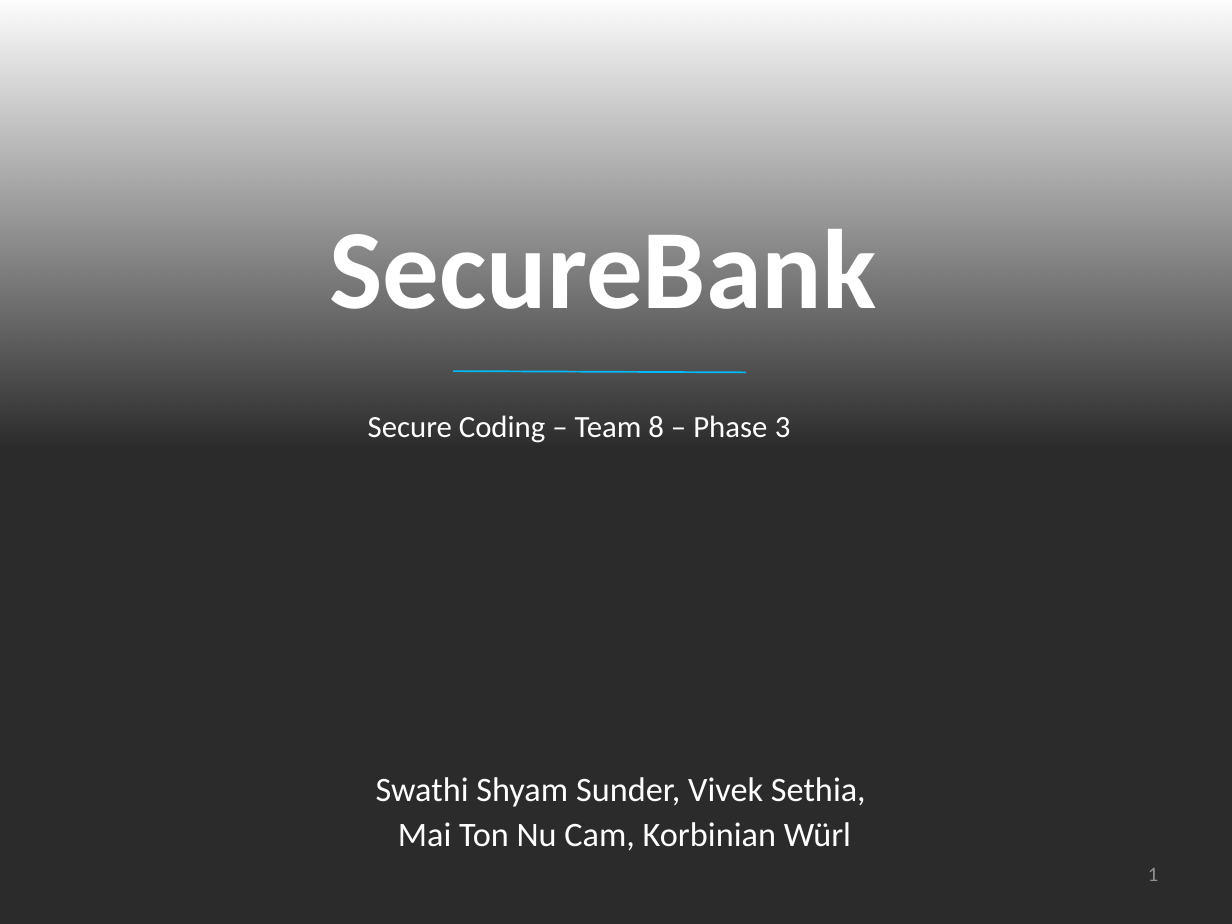
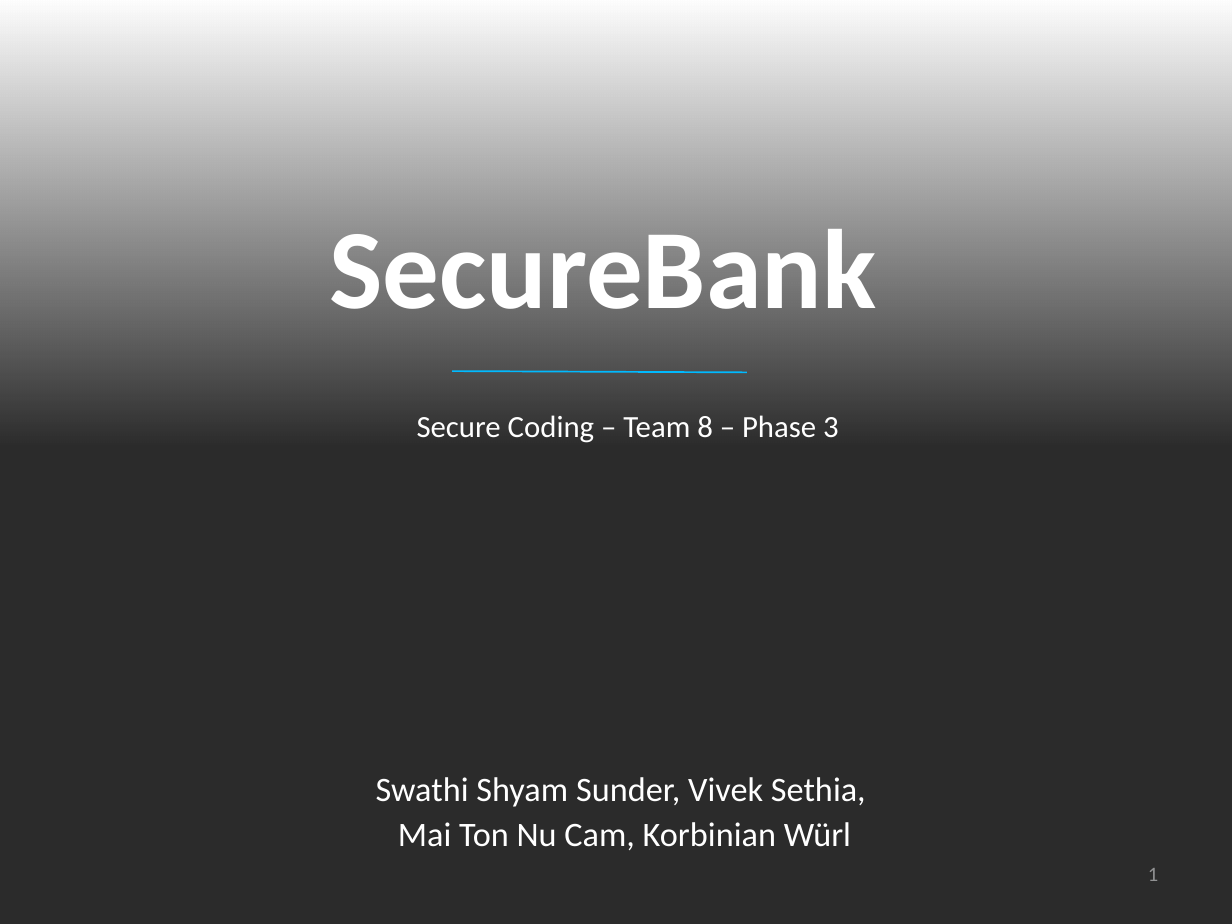
Before and after one commit to kwuerl/secure-coding-team-8, a slide deck: slide 1 of presentations/Phase3.ppt. Drawn at 1232x924 pixels with LibreOffice and Linux fonts; fonts in the diff are those of the drawing; background and template pictures are left out; a plain dark background stands for a picture behind light text. Boxes give left, top, right and bottom in pixels: in the first picture for what was removed or moved away, otherwise in the second. Text is boxed around its words. In the diff, an @@ line names an element or a change of style, - is before the commit and + after.

```diff
--- a/presentations/Phase3.ppt
+++ b/presentations/Phase3.ppt
@@ text "Secure Coding – Team 8 ...": place and size @@
-text "Secure Coding – Team 8 ..." at (368,415,791,443)
+text "Secure Coding – Team 8 ..." at (417,415,839,443)
```
Also in this commit, not shown: 9 other slides changed.
